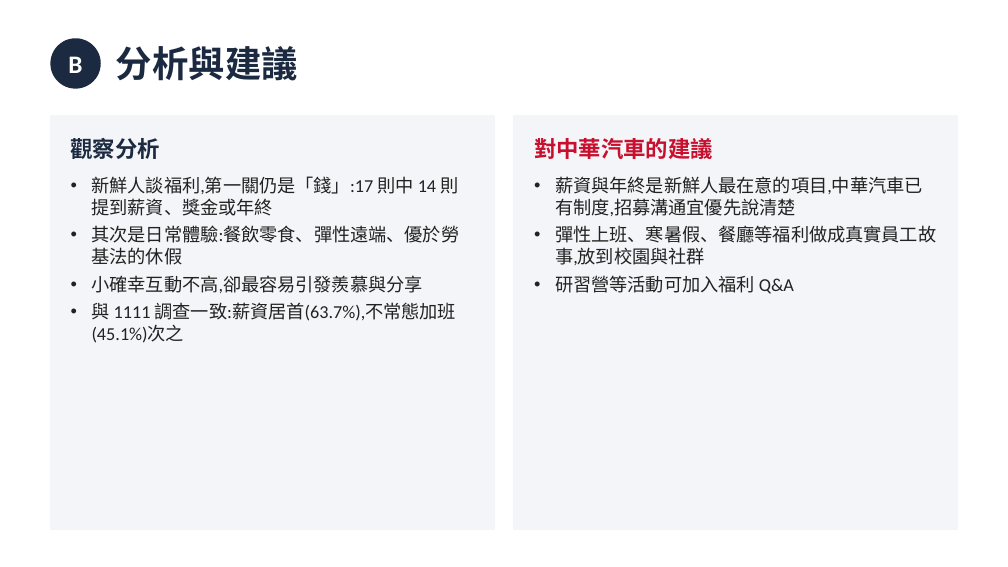
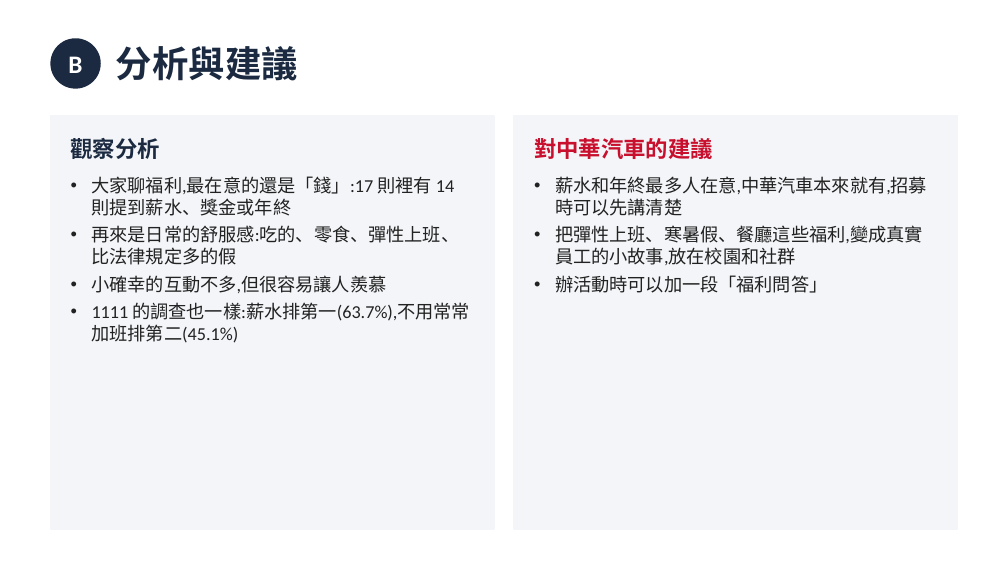
Before and after one commit to tobychien/project-hub, a slide deck: slide 10 of deliverables/CMC_10月_AB任務簡報.pptx. Drawn at 1008x567 pixels with LibreOffice and Linux fonts; fonts in the diff are those of the drawing. Boxes give left, top, right and bottom in pixels: in the first picture for what was removed or moved away, otherwise in the second. Text is boxed around its words. In the diff, an @@ line names an element or a change of style, - is before the commit and + after.

```diff
--- a/deliverables/CMC_10月_AB任務簡報.pptx
+++ b/deliverables/CMC_10月_AB任務簡報.pptx
@@ text at <box>92,176,470,343</box>: text changed @@
-• 新鮮人談福利,第一關仍是「錢」:17 則中 14 則提到薪資、獎金或年終
-• 其次是日常體驗:餐飲零食、彈性遠端、優於勞基法的休假
-• 小確幸互動不高,卻最容易引發羨慕與分享
-• 與 1111 調查一致:薪資居首(63.7%),不常態加班(45.1%)次之
+• 大家聊福利,最在意的還是「錢」:17 則裡有 14 則提到薪水、獎金或年終
+• 再來是日常的舒服感:吃的、零食、彈性上班、比法律規定多的假
+• 小確幸的互動不多,但很容易讓人羨慕
+• 1111 的調查也一樣:薪水排第一(63.7%),不用常常加班排第二(45.1%)
@@ text at <box>555,176,927,293</box>: text changed @@
-• 薪資與年終是新鮮人最在意的項目,中華汽車已有制度,招募溝通宜優先說清楚
-• 彈性上班、寒暑假、餐廳等福利做成真實員工故事,放到校園與社群
-• 研習營等活動可加入福利 Q&A
+• 薪水和年終最多人在意,中華汽車本來就有,招募時可以先講清楚
+• 把彈性上班、寒暑假、餐廳這些福利,變成真實員工的小故事,放在校園和社群
+• 辦活動時可以加一段「福利問答」
```
Also in this commit, not shown: 6 other slides changed, 1 other file.
